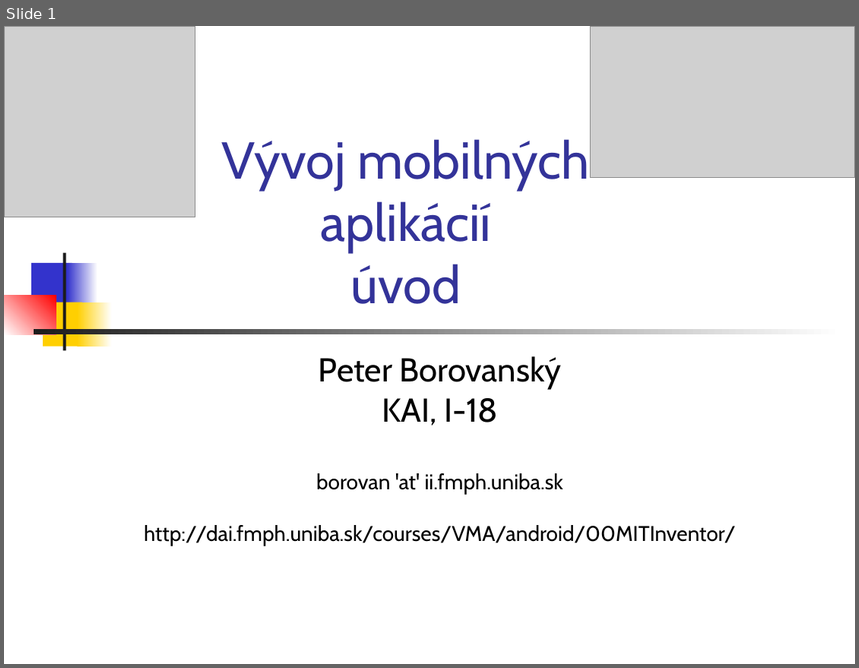
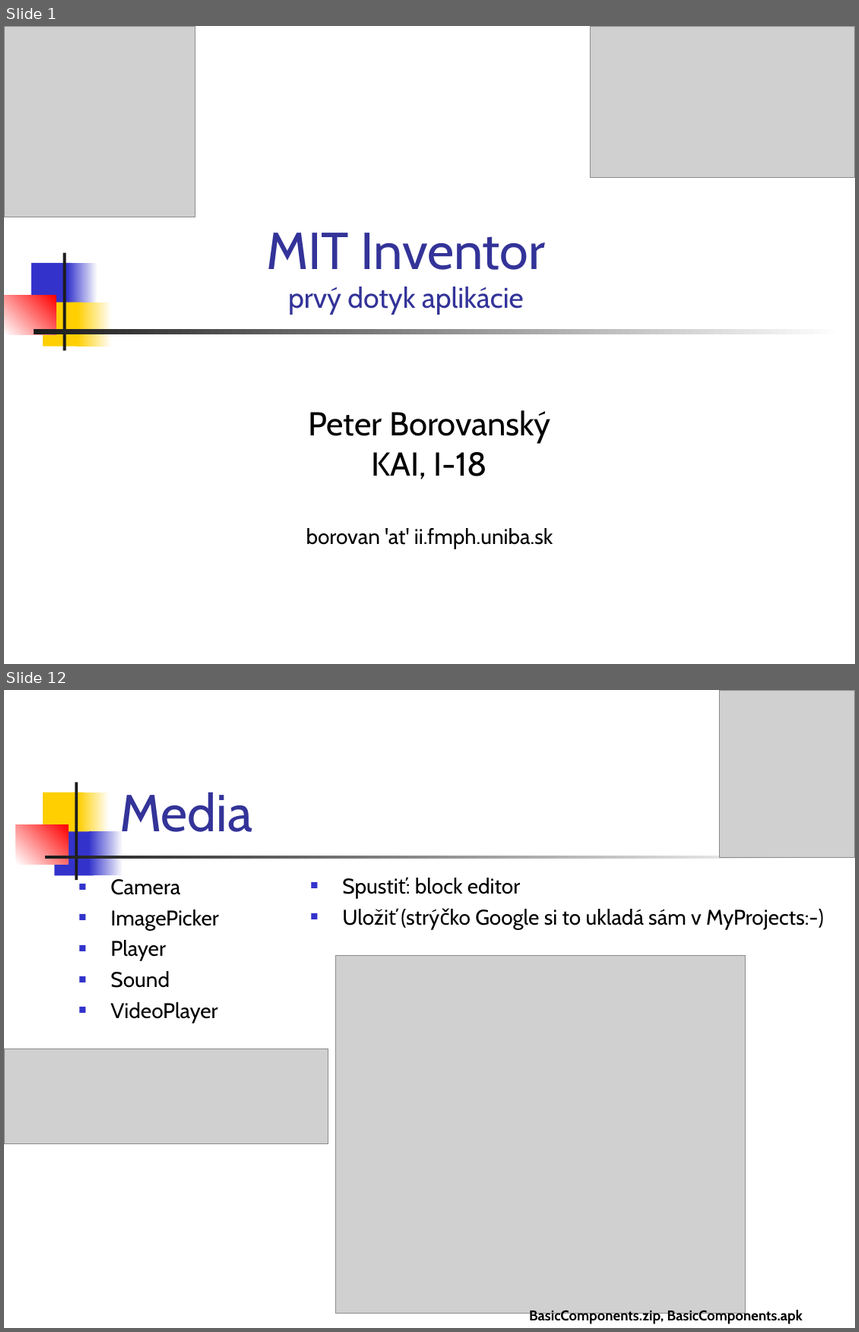
Before and after one commit to vmandro/Prednasky, a slide deck: 01/01_MIT.ppt. Shown one above the other, each under a label of ours: slide 1 before the commit, slides 1 and 12 after it; the slides between them are not shown. The pictures are 859x668 and 859x1332 pixels, drawn with LibreOffice and Linux fonts; fonts in the diff are those of the drawing; grey boxes stand for pictures. Boxes give left, top, right and bottom in pixels: in the first picture for what was removed or moved away, otherwise in the second. Text is boxed around its words. In the diff, an @@ line names an element or a change of style, - is before the commit and + after.

```diff
--- a/01/01_MIT.ppt
+++ b/01/01_MIT.ppt
@@ slide 12 added at (4,690,855,1328), background #FFFFFF @@
@@ picture added at (720,690,855,858) @@
@@ rectangle added at (44,792,84,837), fill #FFCF01 @@
@@ rectangle added at (75,782,77,880), fill #1C1C1C @@
@@ rectangle added at (79,792,110,837), fill gradient #FFCF01 to #FFFFFF @@
@@ title added at (120,792,253,832), 44 pt, text #333399 @@
+Media
@@ rectangle added at (16,825,68,863), fill gradient #FFFFFF to #FF0000 @@
@@ rectangle added at (54,831,94,875), fill #3333CC @@
@@ rectangle added at (89,831,123,875), fill gradient #3333CC to #FFFFFF @@
@@ rectangle added at (45,856,811,859), fill gradient #1C1C1C to #FFFFFF @@
@@ text added at (110,879,218,1023), 18 pt, text #000000 @@
+■ Camera
+■ ImagePicker
+■ Player
+■ Sound
+■ VideoPlayer
@@ text added at (415,878,824,929), 18 pt, text #000000 @@
+■ Spustiť: block editor
+■ Uložiť (strýčko Google si to ukladá sám v MyProjects:-)
@@ picture added at (336,955,746,1314) @@
@@ picture added at (4,1049,329,1144) @@
@@ text added at (529,1309,803,1325), 12 pt, text #000000, bold @@
+BasicComponents.zip, BasicComponents.apk
@@ slide 1 changed as well @@
@@ title at (266,233,546,315): text changed; size 44 to 24 pt @@
-Vývoj mobilných aplikácií
-úvod
+MIT Inventor
+prvý dotyk aplikácie
@@ subtitle "Peter Borovanský": place and size @@
-subtitle "Peter Borovanský" at (144,357,736,547)
+subtitle "Peter Borovanský" at (306,411,553,549)
@@ subtitle at (144,525,736,547): paragraph removed @@
-http://dai.fmph.uniba.sk/courses/VMA/android/00MITInventor/
```
Also in this commit, not shown: 29 other slides added, 15 slides removed, 3 other files.
